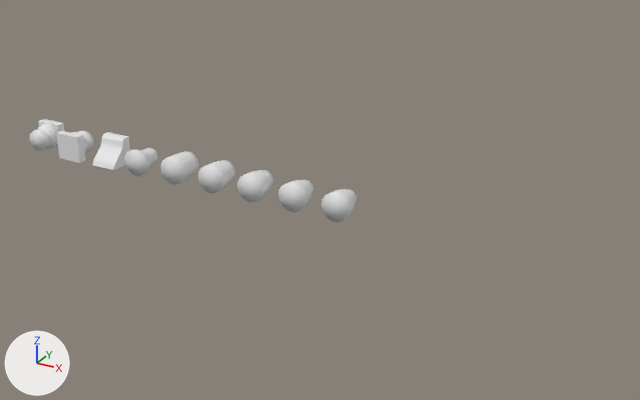
Renders of the glTF model art/sculptures_preview.glb from each side of a commit.
Both versions are drawn from a 50 mm lens placed at (24.7, -23.1, 11.5), pointed at (11.7, 0.5, -0.4). The axes (+X, +Y, +Z) are drawn at lower left. The lights are the same throughout. The older version comes first.

Objects in the first picture: 'base', 'bell', 'capital', 'console', 'dome_0', 'dome_1', 'dome_2', 'dome_3', 'dome_4'.
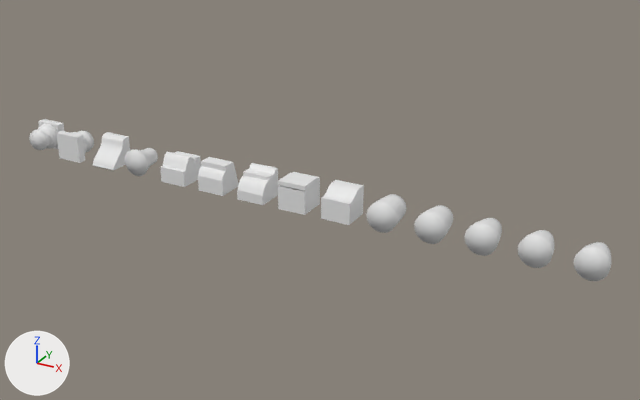
Boxes [x1, y1, x2, y2] around the edits, measured in the pictures (640 x 400 px):
```json
{"object": "dome_4", "change": "moved", "before": [321, 189, 357, 222], "after": [574, 242, 611, 281]}
{"object": "dome_0", "change": "moved", "before": [161, 151, 199, 185], "after": [367, 194, 407, 233]}
{"object": "dome_1", "change": "moved", "before": [198, 160, 236, 193], "after": [414, 205, 453, 244]}
{"object": "dome_3", "change": "moved", "before": [278, 180, 314, 212], "after": [518, 230, 554, 268]}
{"object": "dome_2", "change": "moved", "before": [237, 170, 273, 202], "after": [464, 218, 502, 256]}
{"object": "crown", "change": "added", "after": [321, 180, 364, 225]}
{"object": "corona", "change": "added", "after": [278, 172, 320, 215]}
{"object": "cap", "change": "added", "after": [237, 163, 278, 205]}
{"object": "sill", "change": "added", "after": [198, 157, 239, 196]}
{"object": "string", "change": "added", "after": [160, 151, 201, 187]}
```

The change, as JSON lines over the scene's bpy script:
```json
{"op": "add", "block": "me_string", "code": ["me_string = bpy.data.meshes.new('string')", "me_string.from_pydata(...)  # 24 vertices, 44 faces; spans x -0.5..0.5, y -0.5..0.5, z -0.5..0.5"]}
{"op": "add", "block": "me_sill", "code": ["me_sill = bpy.data.meshes.new('sill')", "me_sill.from_pydata(...)  # 24 vertices, 44 faces; spans x -0.5..0.5, y -0.5..0.5, z -0.5..0.5"]}
{"op": "add", "block": "me_crown", "code": ["me_crown = bpy.data.meshes.new('crown')", "me_crown.from_pydata(...)  # 24 vertices, 44 faces; spans x -0.5..0.5, y -0.5..0.5, z -0.5..0.5"]}
{"op": "add", "block": "me_corona", "code": ["me_corona = bpy.data.meshes.new('corona')", "me_corona.from_pydata(...)  # 20 vertices, 36 faces; spans x -0.5..0.5, y -0.5..0.5, z -0.5..0.5"]}
{"op": "add", "block": "me_cap", "code": ["me_cap = bpy.data.meshes.new('cap')", "me_cap.from_pydata(...)  # 34 vertices, 64 faces; spans x -0.5..0.5, y -0.5..0.5, z -0.5..0.5"]}
{"op": "set", "path": "ob_dome_0.location", "old": "(6.4, 0.0, 0.0)", "new": "(14.4, 0.0, 0.0)"}
{"op": "set", "path": "ob_dome_1.location", "old": "(8.0, 0.0, 0.0)", "new": "(16.0, 0.0, 0.0)"}
{"op": "set", "path": "ob_dome_2.location", "old": "(9.6, 0.0, 0.0)", "new": "(17.6, 0.0, 0.0)"}
{"op": "set", "path": "ob_dome_3.location", "old": "(11.2, 0.0, 0.0)", "new": "(19.2, 0.0, 0.0)"}
{"op": "set", "path": "ob_dome_4.location", "old": "(12.8, 0.0, 0.0)", "new": "(20.8, 0.0, 0.0)"}
{"op": "add", "block": "ob_string", "code": ["ob_string = bpy.data.objects.new('string', me_string)", "ob_string.location = (6.4, 0.0, 0.0)"]}
{"op": "add", "block": "ob_sill", "code": ["ob_sill = bpy.data.objects.new('sill', me_sill)", "ob_sill.location = (8.0, 0.0, 0.0)"]}
{"op": "add", "block": "ob_crown", "code": ["ob_crown = bpy.data.objects.new('crown', me_crown)", "ob_crown.location = (12.8, 0.0, 0.0)"]}
{"op": "add", "block": "ob_corona", "code": ["ob_corona = bpy.data.objects.new('corona', me_corona)", "ob_corona.location = (11.2, 0.0, 0.0)"]}
{"op": "add", "block": "ob_cap", "code": ["ob_cap = bpy.data.objects.new('cap', me_cap)", "ob_cap.location = (9.6, 0.0, 0.0)"]}
```
